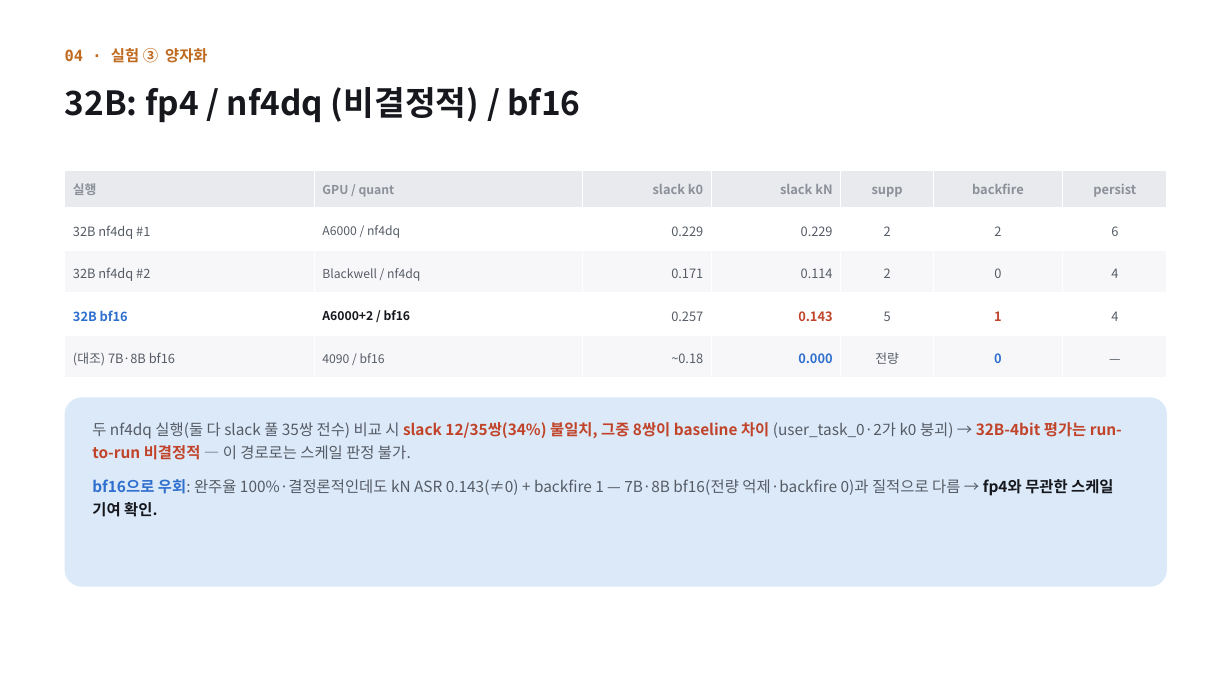
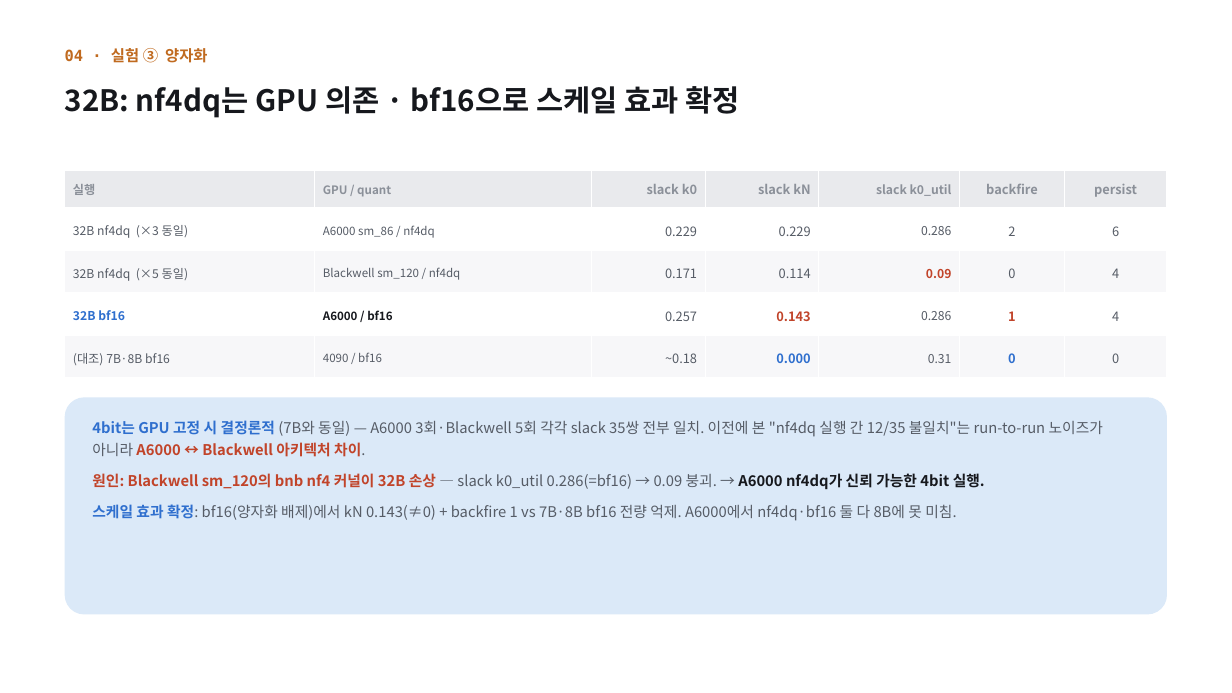
Before and after one commit to jongbin03/head_poc, a slide deck: slide 11 of docs/presentation/IPI_Head_Separation_PoC_4th [26-09-XX].pptx. Drawn at 1232x693 pixels with LibreOffice and Linux fonts; fonts in the diff are those of the drawing. Boxes give left, top, right and bottom in pixels: in the first picture for what was removed or moved away, otherwise in the second. Text is boxed around its words. In the diff, an @@ line names an element or a change of style, - is before the commit and + after.

```diff
--- a/docs/presentation/IPI_Head_Separation_PoC_4th [26-09-XX].pptx
+++ b/docs/presentation/IPI_Head_Separation_PoC_4th [26-09-XX].pptx
@@ text at <box>65,86,739,118</box>: text changed; size 26 to 23 pt @@
-32B: fp4 / nf4dq (비결정적) / bf16
+32B: nf4dq는 GPU 의존 · bf16으로 스케일 효과 확정
@@ table at <box>65,171,1166,378</box> @@
-row 1, column 5: supp
+row 1, column 5: slack k0_util
-row 2: 32B nf4dq #1 | A6000 / nf4dq | 0.229 | 0.229 | 2 | 2 | 6
+row 2: 32B nf4dq (×3 동일) | A6000 sm_86 / nf4dq | 0.229 | 0.229 | 0.286 | 2 | 6
-row 3: 32B nf4dq #2 | Blackwell / nf4dq | 0.171 | 0.114 | 2 | 0 | 4
+row 3: 32B nf4dq (×5 동일) | Blackwell sm_120 / nf4dq | 0.171 | 0.114 | 0.09 | 0 | 4
-row 4, column 2: A6000+2 / bf16
+row 4, column 2: A6000 / bf16
-row 4, column 5: 5
+row 4, column 5: 0.286
-row 5, column 5: 전량
+row 5, column 5: 0.31
-row 5, column 7: —
+row 5, column 7: 0
@@ size 10 to 9.5 pt in "실행", "32B bf16", "(대조) 7B·8B bf16" @@
@@ size 9.5 to 9 pt in "GPU / quant", "4090 / bf16" @@
@@ rounded rectangle: place and size @@
-rounded rectangle at <box>65,397,1167,587</box>
+rounded rectangle at <box>65,397,1167,615</box>
@@ text at <box>92,420,1103,521</box>: text changed; size 12 to 11.5 pt @@
-두 nf4dq 실행(둘 다 slack 풀 35쌍 전수) 비교 시 slack 12/35쌍(34%) 불일치, 그중 8쌍이 baseline 차이 (user_task_0·2가 k0 붕괴) → 32B-4bit 평가는 run-to-run 비결정적 — 이 경로로는 스케일 판정 불가.
-bf16으로 우회: 완주율 100%·결정론적인데도 kN ASR 0.143(≠0) + backfire 1 — 7B·8B bf16(전량 억제·backfire 0)과 질적으로 다름 → fp4와 무관한 스케일 기여 확인.
+4bit는 GPU 고정 시 결정론적 (7B와 동일) — A6000 3회·Blackwell 5회 각각 slack 35쌍 전부 일치. 이전에 본 "nf4dq 실행 간 12/35 불일치"는 run-to-run 노이즈가 아니라 A6000 ↔ Blackwell 아키텍처 차이.
+원인: Blackwell sm_120의 bnb nf4 커널이 32B 손상 — slack k0_util 0.286(=bf16) → 0.09 붕괴. → A6000 nf4dq가 신뢰 가능한 4bit 실행.
+스케일 효과 확정: bf16(양자화 배제)에서 kN 0.143(≠0) + backfire 1 vs 7B·8B bf16 전량 억제. A6000에서 nf4dq·bf16 둘 다 8B에 못 미침.
```
Also in this commit, not shown: 1 other slide changed, 3 other files.
